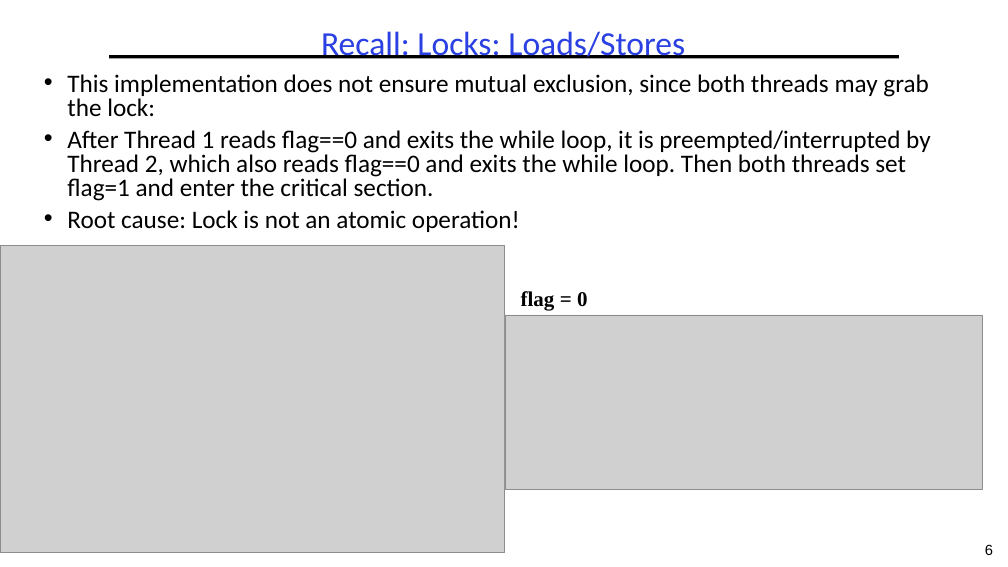
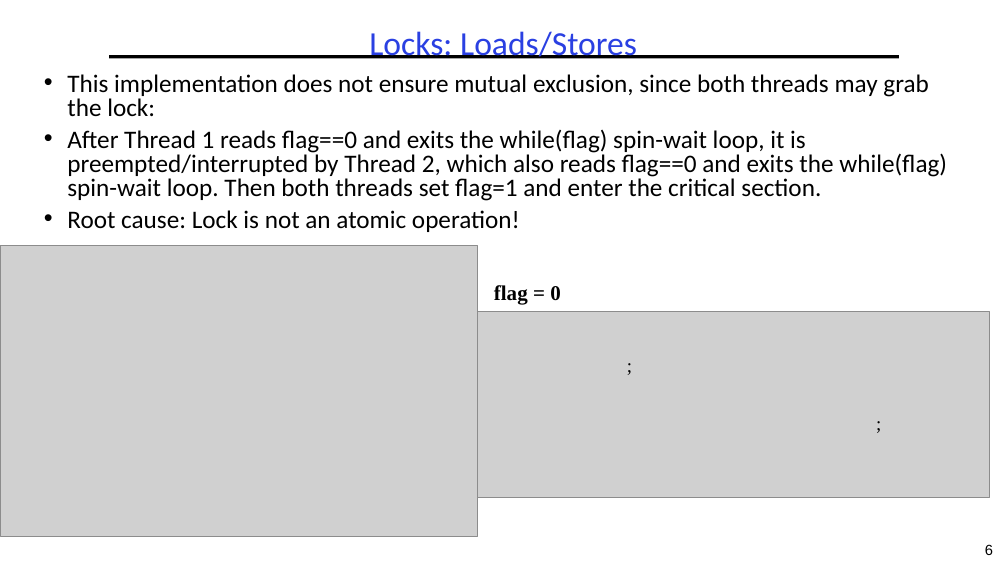
Before and after one commit to guhofstra/CSC112Fa26, a slide deck: slide 6 of PPTs/L3-Exercises ANS.pptx. Drawn at 1008x567 pixels with LibreOffice and Linux fonts; fonts in the diff are those of the drawing; grey boxes stand for pictures. Boxes give left, top, right and bottom in pixels: in the first picture for what was removed or moved away, otherwise in the second. Text is boxed around its words. In the diff, an @@ line names an element or a change of style, - is before the commit and + after.

```diff
--- a/PPTs/L3-Exercises ANS.pptx
+++ b/PPTs/L3-Exercises ANS.pptx
@@ title at (369,31,637,59): text changed @@
-Recall: Locks: Loads/Stores
+Locks: Loads/Stores
@@ text at (67,130,947,201): text changed @@
-• After Thread 1 reads flag==0 and exits the while loop, it is preempted/interrupted by Thread 2, which also reads flag==0 and exits the while loop. Then both threads set flag=1 and enter the critical section.
+• After Thread 1 reads flag==0 and exits the while(flag) spin-wait loop, it is preempted/interrupted by Thread 2, which also reads flag==0 and exits the while(flag) spin-wait loop. Then both threads set flag=1 and enter the critical section.
@@ picture: place and size @@
-picture at (0,246,505,553)
+picture at (0,246,478,536)
@@ text "flag = 0": place and size @@
-text "flag = 0" at (521,291,588,311)
+text "flag = 0" at (494,285,561,305)
@@ picture: place and size @@
-picture at (505,315,983,490)
+picture at (478,312,990,498)
@@ text added at (619,350,653,380), 18 pt, text #000000 @@
+;
@@ text added at (869,408,902,438), 18 pt, text #000000 @@
+;
```
Also in this commit, not shown: 6 other slides changed, 1 slide added, 2 other files.
